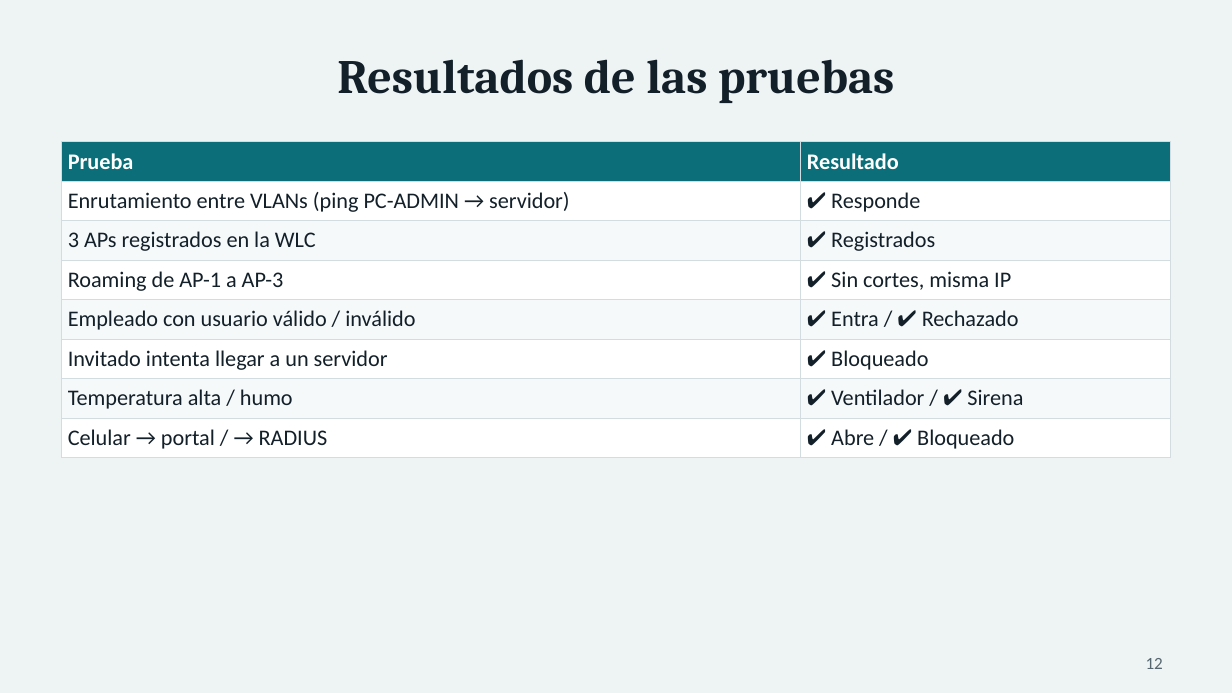
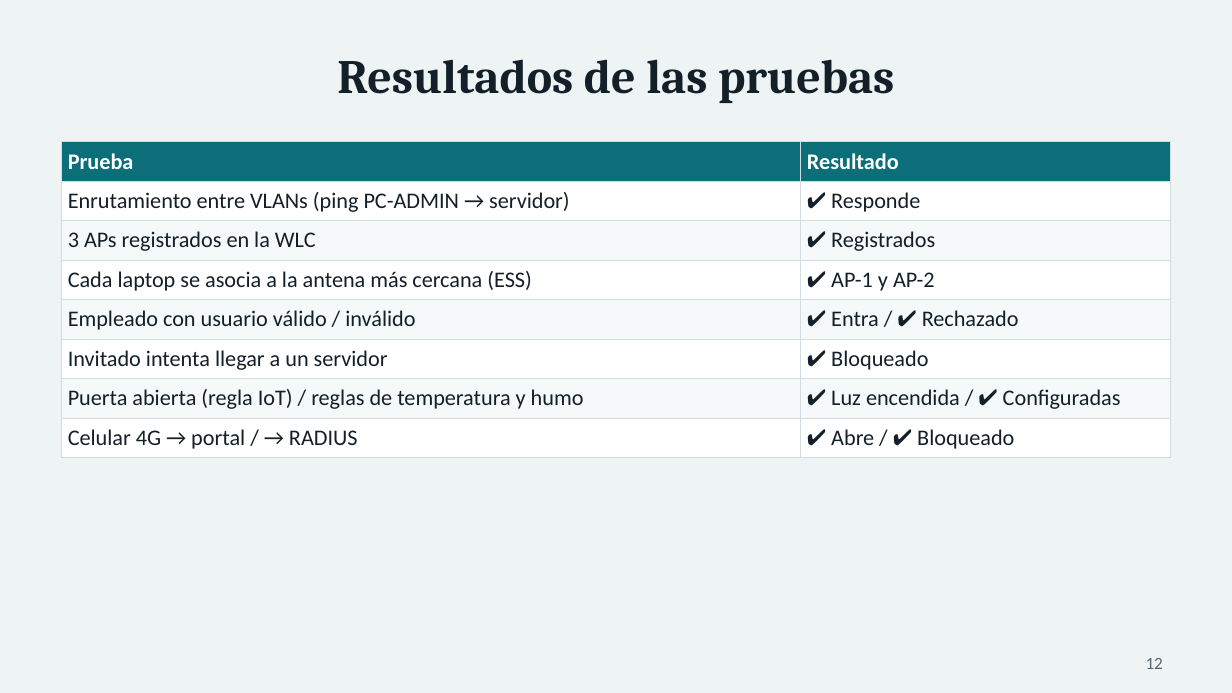
Before and after one commit to USX22/inalambricreds2, a slide deck: slide 12 of entregables/Presentacion_InnovaLogistics.pptx. Drawn at 1232x693 pixels with LibreOffice and Linux fonts; fonts in the diff are those of the drawing. Boxes give left, top, right and bottom in pixels: in the first picture for what was removed or moved away, otherwise in the second. Text is boxed around its words. In the diff, an @@ line names an element or a change of style, - is before the commit and + after.

```diff
--- a/entregables/Presentacion_InnovaLogistics.pptx
+++ b/entregables/Presentacion_InnovaLogistics.pptx
@@ table at (x1=62, y1=142, x2=1170, y2=453) @@
-row 4, column 1: Roaming de AP-1 a AP-3
+row 4, column 1: Cada laptop se asocia a la antena más cercana (ESS)
-row 4, column 2: ✔ Sin cortes, misma IP
+row 4, column 2: ✔ AP-1 y AP-2
-row 7, column 1: Temperatura alta / humo
+row 7, column 1: Puerta abierta (regla IoT) / reglas de temperatura y humo
-row 7, column 2: ✔ Ventilador / ✔ Sirena
+row 7, column 2: ✔ Luz encendida / ✔ Configuradas
-row 8, column 1: Celular → portal / → RADIUS
+row 8, column 1: Celular 4G → portal / → RADIUS
```
Also in this commit, not shown: 1 other slide changed, 4 other files.
